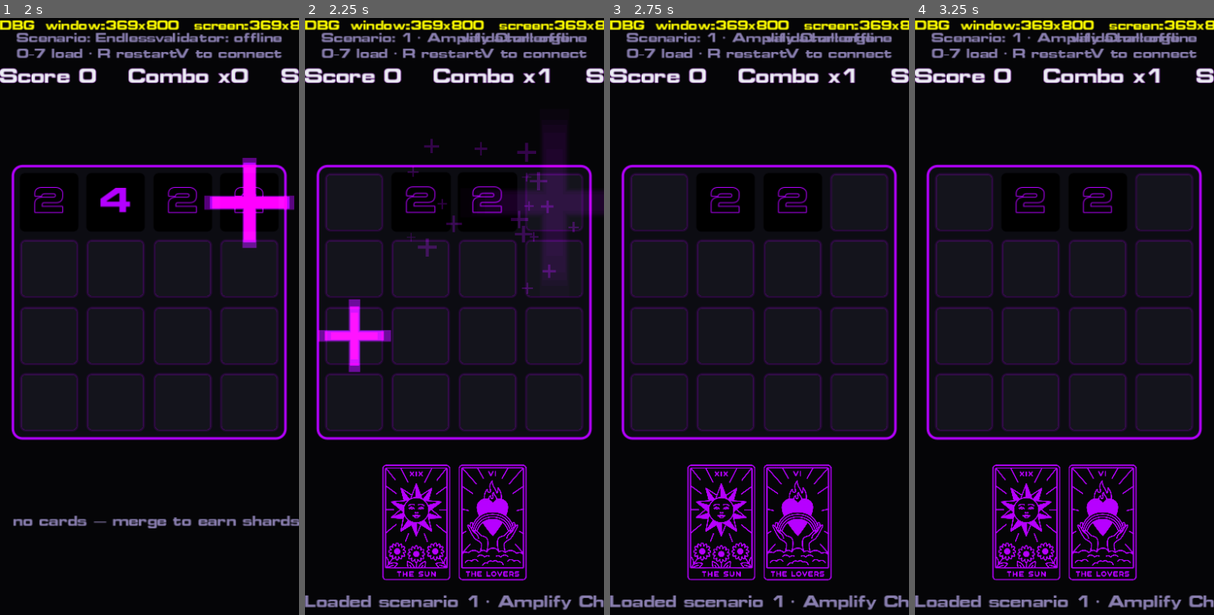
Above: before the commit, frames 1-4 (left to right).
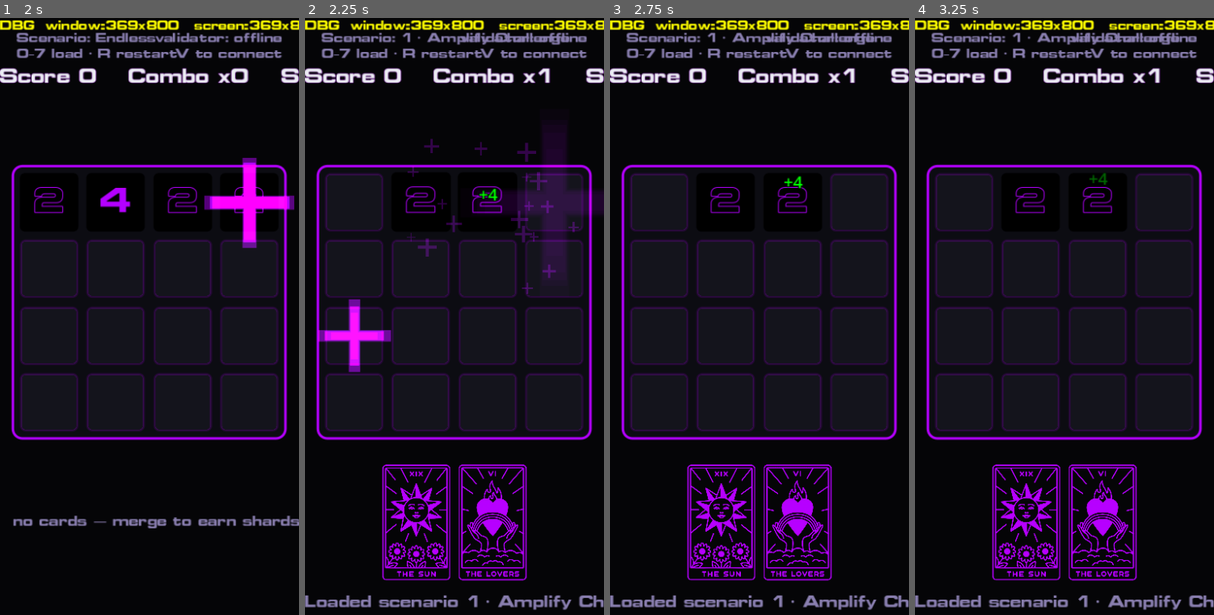
Above: after the commit, the same moments.

Repository: thegoldenmule/moveborne-godot
Game: Godot game, scene res://scenes/main.tscn
The game is run twice, just before and just after one commit, with the same random seed, the same clock (stepped at 60 frames per second) and the same inputs.
Inputs (mouse positions are in pixels of both pictures, inside the frame that each line leads up to):
- Up to frame 1 (2 s): tap Enter at 0.5 s; drag from (149, 304) to (179, 197) at 0.52 s; drag from (239, 435) to (134, 471) at 1.27 s
- Up to frame 2 (2.25 s): move the mouse to (364, 244) at 2.02 s; hold Left from 2.03 s (still down); tap 1 at 2.1 s; click (364, 244) at 2.17 s
- Up to frame 3 (2.75 s): keep holding Left
- Up to frame 4 (3.25 s): release Left at 2.75 s; drag from (1079, 340) to (974, 244) at 2.77 s

Frame 1 is identical in both runs. In frame 2, less than 0.1% of the frame differs, in the area x 57-65%, y 28-31%; in frame 3, less than 0.1%; in frame 4, less than 0.1%.

Commit message:
VFX: floating "+score" text on merges + central Anim helper (P4 + P0c)
- scenes/anim.gd: `Anim` autoload — central presentation animation helper. First
  member float_text(parent, pos, text, color, font_size, duration, distance):
  rise cubicOut + linear fade over the second half, auto-frees. (Home for the
  ex-RAF countdown/banner/pulse loops later.)
- scenes/board_view.gd: emit score_popup(score, board_pos, combo) per merged tile;
  per-tile score = calculateComboScore(value, combo) (value*combo).
- scenes/main.gd: screen-space CanvasLayer (shake-immune) + _on_score_popup spawns
  the float — green normally, yellow when combo>2; +score, 20px, 1.5s, rise 30px
  (mirrors input.ts:789).
- project.godot: register the Anim autoload.

Verified live by the user.

Co-Authored-By: Claude Opus 4.8 (1M context) <noreply@anthropic.com>

Diff:
--- a/llm-workflow/project.godot
+++ b/llm-workflow/project.godot
@@ -17,8 +17,9 @@
 
 [autoload]
 
+Vfx="*res://scenes/vfx.gd"
 _mcp_game_helper="*res://addons/godot_ai/runtime/game_helper.gd"
-Vfx="*res://scenes/vfx.gd"
+Anim="*res://scenes/anim.gd"
 
 [display]
 
--- /dev/null
+++ b/llm-workflow/scenes/anim.gd
@@ -0,0 +1,38 @@
+extends Node
+
+## Anim — central presentation animation helper (autoload). The home for shared
+## tween-based juice (floating text now; combo pop, the ex-RAF countdown/banner/
+## tooltip/selection-pulse loops later — see VFX_MAPPING.md §2.7 / §4 / §5.6).
+## Presentation-only; never touches engine state. Durations are in SECONDS.
+
+
+## Spawn a rising, fading "+score"-style Label at `pos` (in `parent`'s space) and
+## free it when done. Mirrors fx.ts createFloatingText: rise `distance` cubicOut
+## over `duration`, fade linearly over the second half. `parent` is typically a
+## screen-space CanvasLayer so floats are shake-immune.
+func float_text(parent: Node, pos: Vector2, text: String, color: Color,
+		font_size: int = 24, duration: float = 1.0, distance: float = 50.0) -> Label:
+	var l := Label.new()
+	l.text = text
+	var ls := LabelSettings.new()
+	ls.font_size = font_size
+	ls.font_color = color
+	ls.outline_size = 4          # Pixi stroke width 4
+	ls.outline_color = Color.BLACK
+	l.label_settings = ls
+	l.mouse_filter = Control.MOUSE_FILTER_IGNORE
+	parent.add_child(l)
+
+	# Center on pos (Pixi anchor 0.5); Label reports its content size synchronously.
+	var sz := l.get_minimum_size()
+	l.size = sz
+	l.pivot_offset = sz / 2.0
+	l.position = pos - sz / 2.0
+
+	var tw := l.create_tween().set_parallel(true)
+	tw.tween_property(l, "position:y", l.position.y - distance, duration) \
+		.set_trans(Tween.TRANS_CUBIC).set_ease(Tween.EASE_OUT)
+	tw.tween_property(l, "modulate:a", 0.0, duration / 2.0) \
+		.set_delay(duration / 2.0).set_trans(Tween.TRANS_LINEAR)
+	tw.chain().tween_callback(l.queue_free)
+	return l
--- a/llm-workflow/scenes/board_view.gd
+++ b/llm-workflow/scenes/board_view.gd
@@ -8,6 +8,9 @@
 
 signal swiped(direction)
 signal cell_tapped(row, col)
+## A tile merged: per-tile score contribution + board-local center + combo, for
+## a floating "+score" popup spawned on a shake-immune layer by the parent.
+signal score_popup(score, board_pos, combo)
 
 const Style := preload("res://scenes/style.gd")
 const GAP := 10.0
@@ -107,6 +110,7 @@
 		_last_move_index = move_index
 	var shown := {}            # board.ts tileEffectsShown (per-move set of keys)
 	var total_merge_value := 0
+	var combo := int(state.get("comboMultiplier", 1))
 
 	var tiles: Array = state["board"]["tiles"]
 	for i in range(_cells.size()):
@@ -137,7 +141,7 @@
 		_apply_effect_and_border(sb, overlay, t, v, _highlight.has(i))
 
 		if is_new_move:
-			total_merge_value += _trigger_tile_vfx(t, i, cell, shown)
+			total_merge_value += _trigger_tile_vfx(t, i, cell, shown, combo)
 
 		if v != int(_prev[i]) and v != 0:
 			_pop(cell["panel"], int(_prev[i]) == 0)
@@ -194,7 +198,7 @@
 
 ## Fire status-driven particle bursts for one tile; returns its merged value
 ## contribution (0 unless this tile merged this move). Mirrors board.ts statuses.
-func _trigger_tile_vfx(t: Dictionary, i: int, cell: Dictionary, shown: Dictionary) -> int:
+func _trigger_tile_vfx(t: Dictionary, i: int, cell: Dictionary, shown: Dictionary, combo: int) -> int:
 	var status := str(t.get("status", "normal"))
 	var row := i / _size
 	var col := i % _size
@@ -220,7 +224,11 @@
 				shown[key] = true
 				Vfx.create_effect("merge", center, _vfx_layer)
 				_flash(cell)
-				return int(t.get("value", 0))
+				# per-tile score = calculateComboScore(value, combo) (merge.ts:1237)
+				var value := int(t.get("value", 0))
+				var tile_score := value if combo <= 0 else value * combo
+				score_popup.emit(tile_score, center, combo)
+				return value
 	return 0
 
 
--- a/llm-workflow/scenes/main.gd
+++ b/llm-workflow/scenes/main.gd
@@ -29,6 +29,7 @@
 var _toast: Label
 var _hand_box: HBoxContainer
 var _totem_box: HBoxContainer
+var _fx_layer: CanvasLayer       # screen-space, shake-immune floating text
 
 var _sel_index := -1
 var _sel_type := ""
@@ -132,6 +133,12 @@
 	_board.position = Vector2((vp.x - board_px) / 2.0, board_y)
 	_board.swiped.connect(_on_swiped)
 	_board.cell_tapped.connect(_on_cell_tapped)
+	_board.score_popup.connect(_on_score_popup)
+
+	# Screen-space overlay for floating score text (above the board; not shaken).
+	_fx_layer = CanvasLayer.new()
+	_fx_layer.layer = 5
+	add_child(_fx_layer)
 
 	_toast = Label.new()
 	_toast.set_anchors_preset(Control.PRESET_TOP_WIDE)
@@ -165,6 +172,14 @@
 	if _target_kind != "":
 		return
 	_match.swipe(direction)
+
+
+## Floating "+score" on each merged tile (input.ts:789): green normally, yellow on
+## high combo (>2). board_pos is board-local; offset by the board's rest position.
+func _on_score_popup(score: int, board_pos: Vector2, combo: int) -> void:
+	var screen_pos: Vector2 = _board.position + board_pos
+	var color := Color("ffff00") if combo > 2 else Color("00ff00")
+	Anim.float_text(_fx_layer, screen_pos, "+%d" % score, color, 20, 1.5, 30.0)
 
 
 func _on_cell_tapped(row: int, col: int) -> void:
Not shown, added: llm-workflow/scenes/anim.gd.uid
